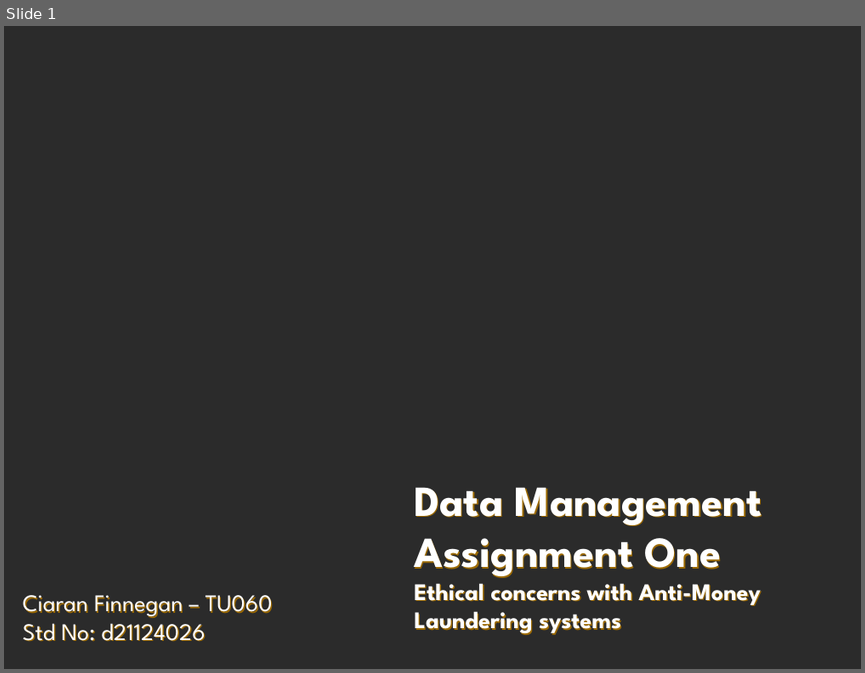
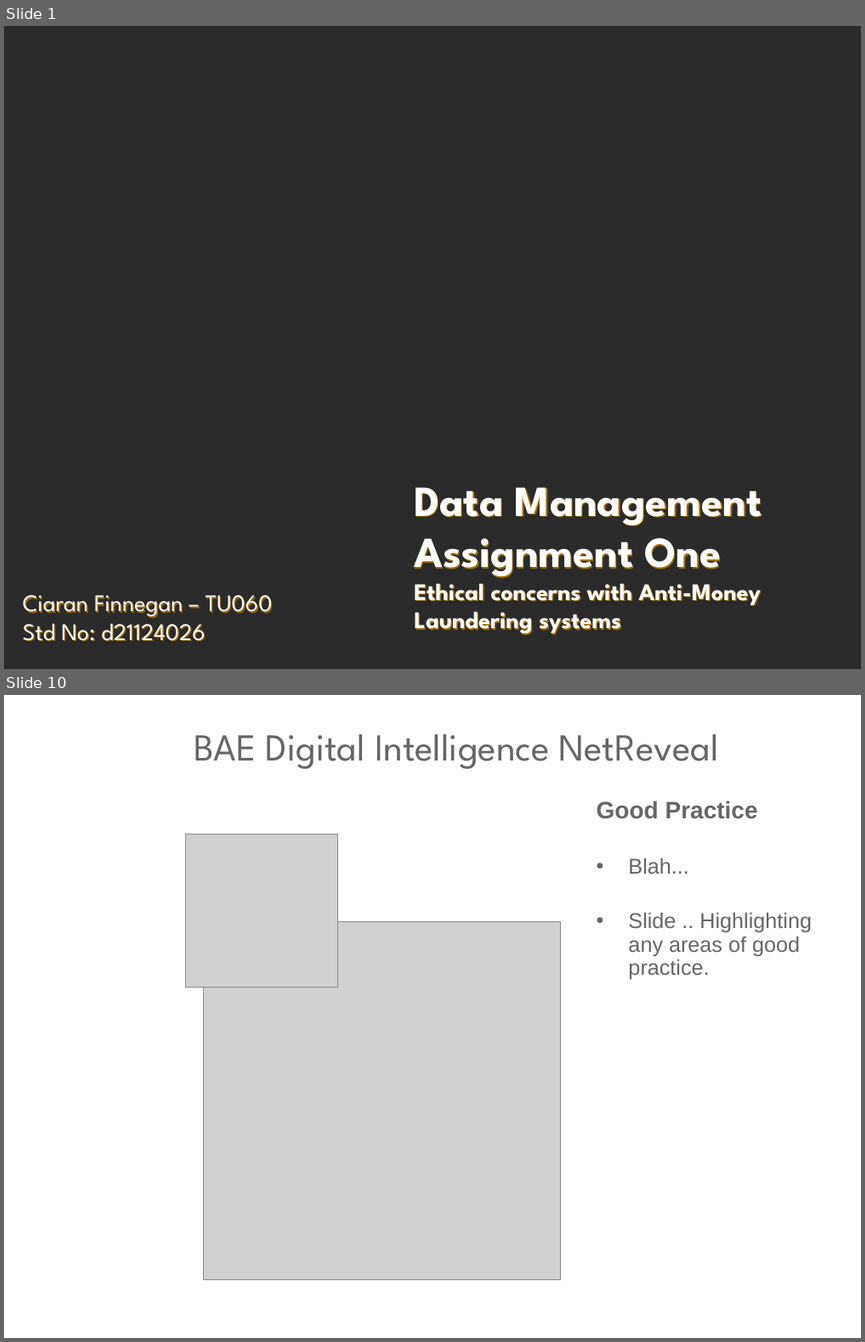
Before and after one commit to JackDaedalus/DataMgmtCA1, a slide deck: PPT_CA1/Data Management - CA1 - AML Ethics - Student Ciaran Finnegan d21124026 v1-1 200222.pptx. Shown one above the other, each under a label of ours: slide 1 before the commit, slides 1 and 10 after it; the slides between them are not shown. The pictures are 865x673 and 865x1342 pixels, drawn with LibreOffice and Linux fonts; fonts in the diff are those of the drawing; grey boxes stand for pictures; background and template pictures are left out; a plain dark background stands for a picture behind light text. Boxes give left, top, right and bottom in pixels: in the first picture for what was removed or moved away, otherwise in the second. Text is boxed around its words. In the diff, an @@ line names an element or a change of style, - is before the commit and + after.

```diff
--- a/PPT_CA1/Data Management - CA1 - AML Ethics - Student Ciaran Finnegan d21124026 v1-1 200222.pptx
+++ b/PPT_CA1/Data Management - CA1 - AML Ethics - Student Ciaran Finnegan d21124026 v1-1 200222.pptx
@@ slide 10 added at [4,695,861,1338], background picture (left out) @@
@@ title added at [194,734,719,769], 32 pt, text #666666 @@
+BAE Digital Intelligence NetReveal
@@ text added at [596,800,812,979], 18 pt, text #666666 @@
+Good Practice
+• Blah...
+• Slide .. Highlighting any areas of good practice.
@@ picture added at [186,834,338,987] @@
@@ picture added at [203,922,560,1280] @@
```
Also in this commit, not shown: 1 slide changed, 9 other slides added, 6 slides removed, 20 other files.
